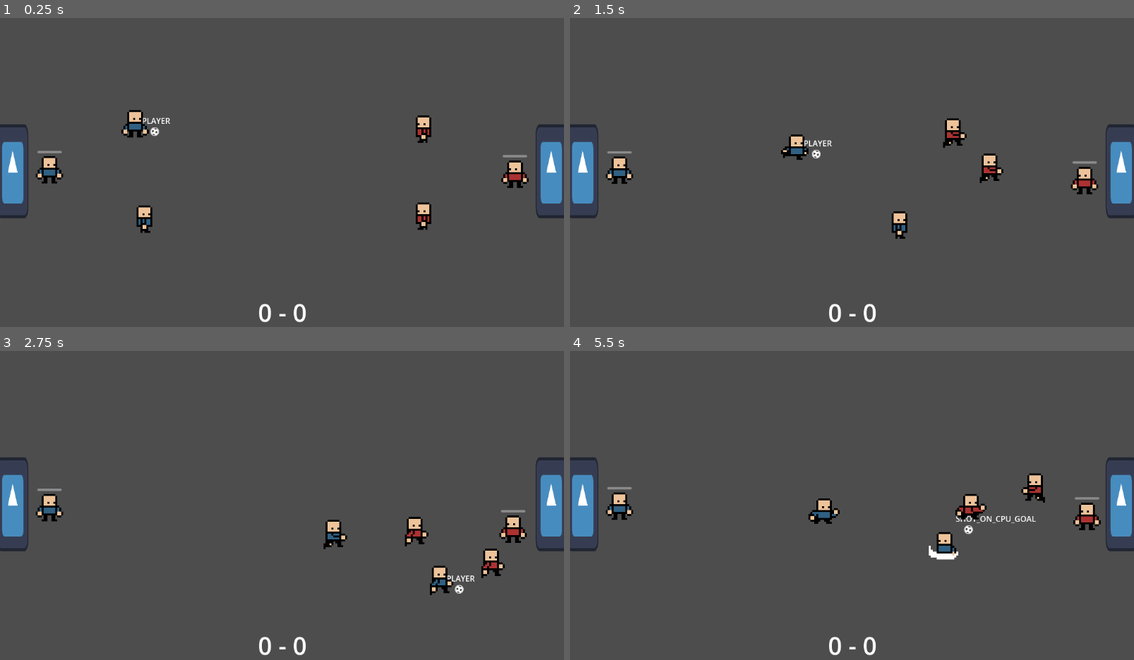
Above: before the commit, frames 1-4 (two rows, left to right).
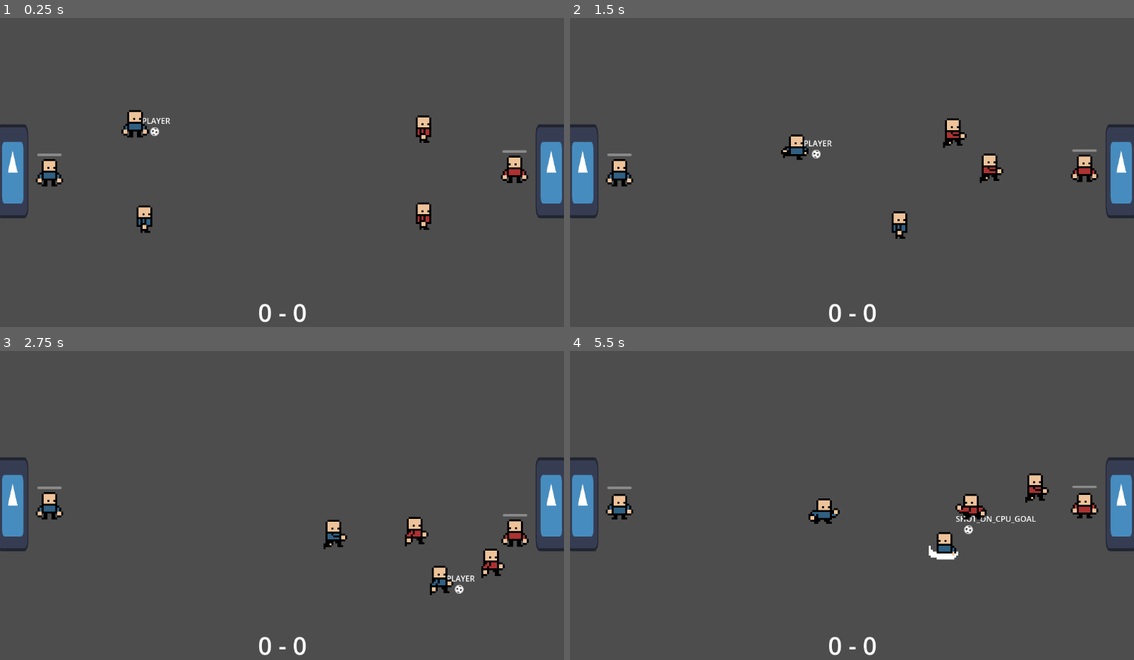
Above: after the commit, the same moments.

Repository: david8zhang/spooky-soccer
Game: Godot game, scene res://scenes/Main.tscn
The game is run twice, just before and just after one commit, with the same random seed, the same clock (stepped at 60 frames per second) and the same inputs. The engine's default icon, where the game draws it, is replaced by a stand-in: a white triangle on a blue panel in a dark square.
Inputs:
- Up to frame 1 (0.25 s): no input
- Up to frame 2 (1.5 s): hold Right (move_right) 0.53-1.28 s; tap X (steal) at 0.6 s; hold Down (move_down) from 1.28 s (still down); tap Space (pass) at 1.35 s
- Up to frame 3 (2.75 s): tap X (steal) at 1.55, 2.3 s; release Down (move_down) at 2.03 s; hold Right (move_right) from 2.03 s (still down); tap F (shoot) at 2.1 s
- Up to frame 4 (5.5 s): release Right (move_right) at 2.78 s; hold Up (move_up) 2.78-3.53 s; tap X (steal) at 2.85, 3.6, 4.55, 5.3 s; hold Left (move_left) 3.53-5.03 s; tap Space (pass) at 4.35 s; hold Down (move_down) from 5.03 s (still down); tap F (shoot) at 5.1 s

The runs differ from the first frame. In frame 1, 0.8% of the frame differs, in the area x 6-94%, y 34-69%; in frame 2, 0.7%; in frame 3, 0.5%; in frame 4, 0.9%, in the area x 6-95%, y 42-58%.

Commit message:
fix jittery animation

Diff:
--- a/prefabs/CPUFieldPlayer.tscn
+++ b/prefabs/CPUFieldPlayer.tscn
@@ -20,7 +20,7 @@
 [node name="ContextMap" parent="." instance=ExtResource("2_vai8v")]
 
 [node name="CPUFieldPlayerAI" parent="." node_paths=PackedStringArray("blackboard", "actor") instance=ExtResource("2_4laok")]
-blackboard = NodePath("@Node@126100")
+blackboard = NodePath("@Node@21999")
 actor = NodePath("..")
 
 [node name="AnimatedSprite2D" type="AnimatedSprite2D" parent="."]
--- a/prefabs/CPUFieldPlayerAI.tscn
+++ b/prefabs/CPUFieldPlayerAI.tscn
@@ -30,7 +30,7 @@
 
 [node name="CPUFieldPlayerAI" type="Node" node_paths=PackedStringArray("blackboard", "actor")]
 script = ExtResource("1_xsn7y")
-blackboard = NodePath("@Node@26461")
+blackboard = NodePath("@Node@21911")
 actor = NodePath("")
 
 [node name="RootSequence" type="Node" parent="."]
--- a/prefabs/PlayerFieldPlayer.tscn
+++ b/prefabs/PlayerFieldPlayer.tscn
@@ -17,7 +17,7 @@
 script = ExtResource("1_ejapt")
 
 [node name="PlayerFieldPlayerAI" parent="." node_paths=PackedStringArray("blackboard", "actor") instance=ExtResource("2_ede0m")]
-blackboard = NodePath("@Node@125180")
+blackboard = NodePath("@Node@17992")
 actor = NodePath("..")
 
 [node name="ContextMap" parent="." instance=ExtResource("2_xnjla")]
--- a/prefabs/PlayerFieldPlayerAI.tscn
+++ b/prefabs/PlayerFieldPlayerAI.tscn
@@ -22,7 +22,7 @@
 
 [node name="PlayerFieldPlayerAI" type="Node" node_paths=PackedStringArray("blackboard", "actor")]
 script = ExtResource("1_gk7c5")
-blackboard = NodePath("@Node@20361")
+blackboard = NodePath("@Node@20280")
 actor = NodePath("")
 
 [node name="RootSequence" type="Node" parent="."]
--- a/scripts/FieldPlayer.gd
+++ b/scripts/FieldPlayer.gd
@@ -27,6 +27,10 @@
 
 # Stamina damage to goalkeeper from shot
 var shot_force = 30
+
+# Get number of frames direction is maintained (to smoothen animations)
+var dir_frame_count = 0
+var prev_dir = 0
 
 enum Side {
 	PLAYER,
@@ -240,15 +244,32 @@
 		is_moving_to_position = true
 		context_map.target_position = dest_position
 		var dir = context_map.best_dir
-		if dir.x <= 0.001:
-			sprite.flip_h = true
-		else:
-			sprite.flip_h = false
+		smooth_dir_change(dir)
 		if !is_playing_pass_or_shoot_anim:
 			sprite.play("run")
 		var desired_velocity = dir * FieldPlayer.SPEED
 		var steering_force = desired_velocity - linear_velocity
 		linear_velocity = linear_velocity + (steering_force * 2 * 0.0167)
+
+func smooth_dir_change(dir):
+	if dir.x < 0:
+		if prev_dir == -1:
+			dir_frame_count += 1
+			if dir_frame_count >= 20:
+				curr_direction = Direction.LEFT
+				sprite.flip_h = true
+		else:
+			dir_frame_count = 1
+		prev_dir = -1
+	else:
+		if prev_dir == 1:
+			dir_frame_count += 1
+			if dir_frame_count >= 20:
+				curr_direction = Direction.RIGHT
+				sprite.flip_h = false
+		else:
+			dir_frame_count = 1
+		prev_dir = 1
 
 func move_in_direction(dir: Vector2):
 	linear_velocity = dir.normalized() * FieldPlayer.SPEED
--- a/scripts/Goalkeeper.gd
+++ b/scripts/Goalkeeper.gd
@@ -11,9 +11,11 @@
   curr_direction = Direction.LEFT if side == Side.CPU else Direction.RIGHT
   save_meter.value = 100
   if side == Side.CPU:
-    animated_sprite.play("cpu-placeholder")
+    animated_sprite.sprite_frames = load("res://animations/cpu-field-player.tres")
+    animated_sprite.play("idle")
   else:
-    animated_sprite.play("player-placeholder")
+    animated_sprite.sprite_frames = load("res://animations/player-field-player.tres")
+    animated_sprite.play("idle")
 
 func handle_ball_collision():
   var ball = game.ball as Ball
@@ -31,11 +33,33 @@
       ball.curr_poss_status = Ball.POSS_STATUS.LOOSE
 
 func _physics_process(_delta):
-  var closest_enemy = get_closest_enemy_field_player()
-  var point_to_defend = get_point_to_defend(closest_enemy)
-  if point_to_defend != null:
-    move_to_position(point_to_defend, 2)
+  # var closest_enemy = get_closest_enemy_field_player()
+  var enemy_with_ball = game.get_ball_handler()
+  if enemy_with_ball != null and enemy_with_ball.side != side:
+    var point_to_defend = get_point_to_defend(enemy_with_ball)
+    if point_to_defend != null:
+      move_to_position(point_to_defend, 2)
+  else:
+    linear_velocity = Vector2.ZERO
 
+
+func move_to_position(dest_position: Vector2, is_at_pos_threshold):
+  if is_going_for_steal:
+    return
+  if global_position.distance_to(dest_position) <= is_at_pos_threshold or is_stunned:
+    is_moving_to_position = false
+    linear_velocity = Vector2.ZERO
+  else:
+    is_moving_to_position = true
+    context_map.target_position = dest_position
+    var dir = context_map.best_dir
+    if dir.x <= 0.001:
+      sprite.flip_h = true
+    else:
+      sprite.flip_h = false
+    var desired_velocity = dir * FieldPlayer.SPEED
+    var steering_force = desired_velocity - linear_velocity
+    linear_velocity = linear_velocity + (steering_force * 2 * 0.0167)
 
 func get_point_to_defend(enemy_field_player: FieldPlayer):
   var self_goal = game.cpu_goal if side == Side.CPU else game.player_goal
